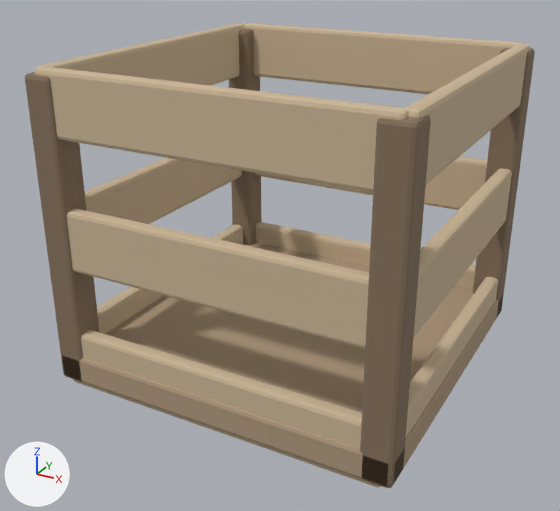
One commit to the glTF model assets/models/crate.glb: the scene before it, then after it.
Rendered twice from a 50 mm lens placed at (0.67, -1.301, 0.845), pointed at (-0.018, -0.05, 0.22). The lights are fixed; the arrows at lower left show +X, +Y and +Z. The first picture is the older version. Vertices at exactly the same position are counted once.

Objects in the first picture: 'base'.
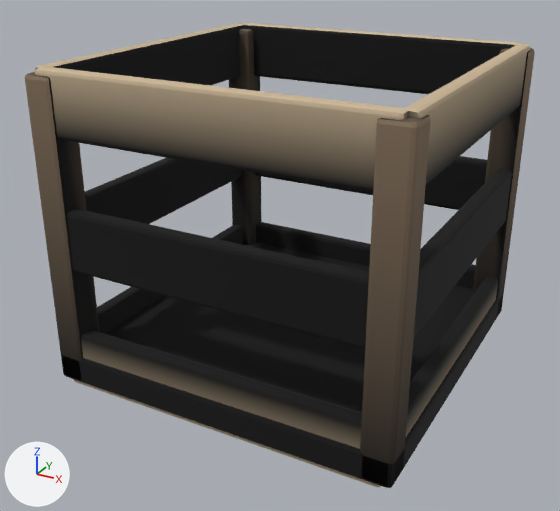
Edits to the bpy script that builds the scene:
```text
Change mat_wood_siding:
    where n0 = _N.new('ShaderNodeBsdfPrincipled'); n0.name = 'Principled BSDF'
    remove n0.inputs[0].default_value = (0.42, 0.31, 0.2, 1.0)  # 'Base Color', beige #ad977c
    add n2 = _N.new('ShaderNodeMix'); n2.name = 'Mix'
    add n2.data_type = 'RGBA'
    add n2.blend_type = 'MULTIPLY'
    add n2.inputs[0].default_value = 1.0  # 'Factor'
    add n2.inputs[7].default_value = (0.42, 0.31, 0.2, 1.0)  # 'B', beige #ad977c
    add n3 = _N.new('ShaderNodeVertexColor'); n3.name = 'Color Attribute'
    add _L.new(n2.outputs[2], n0.inputs[0])  # 'Result' to 'Base Color'
    add _L.new(n3.outputs[0], n2.inputs[6])  # 'Color' to 'A'
Change mat_wood_dark:
    where n0 = _N.new('ShaderNodeBsdfPrincipled'); n0.name = 'Principled BSDF'
    remove n0.inputs[0].default_value = (0.24, 0.17, 0.11, 1.0)  # 'Base Color', brown #86735d
    add n2 = _N.new('ShaderNodeMix'); n2.name = 'Mix'
    add n2.data_type = 'RGBA'
    add n2.blend_type = 'MULTIPLY'
    add n2.inputs[0].default_value = 1.0  # 'Factor'
    add n2.inputs[7].default_value = (0.24, 0.17, 0.11, 1.0)  # 'B', brown #86735d
    add n3 = _N.new('ShaderNodeVertexColor'); n3.name = 'Color Attribute'
    add _L.new(n2.outputs[2], n0.inputs[0])  # 'Result' to 'Base Color'
    add _L.new(n3.outputs[0], n2.inputs[6])  # 'Color' to 'A'
Change mat_wood_light:
    where n0 = _N.new('ShaderNodeBsdfPrincipled'); n0.name = 'Principled BSDF'
    remove n0.inputs[0].default_value = (0.6, 0.47, 0.31, 1.0)  # 'Base Color', beige #cbb697
    add n2 = _N.new('ShaderNodeMix'); n2.name = 'Mix'
    add n2.data_type = 'RGBA'
    add n2.blend_type = 'MULTIPLY'
    add n2.inputs[0].default_value = 1.0  # 'Factor'
    add n2.inputs[7].default_value = (0.6, 0.47, 0.31, 1.0)  # 'B', beige #cbb697
    add n3 = _N.new('ShaderNodeVertexColor'); n3.name = 'Color Attribute'
    add _L.new(n2.outputs[2], n0.inputs[0])  # 'Result' to 'Base Color'
    add _L.new(n3.outputs[0], n2.inputs[6])  # 'Color' to 'A'
Change me_cube:
    where me_cube.from_pydata(...)  # 940 vertices, 1836 faces; spans x -0.35..0.35, y -0.35..0.35, z -0.04..0.58
    used by ob_base; location = (0.0, 0.0, 0.03)
    me_cube part 1: vertex colours changed
```

Location of each change, (x1, y1, x2, y2) in pixels of the pictures (560 x 511 px):
'base', recoloured (darker): (26, 23, 535, 488) in both
